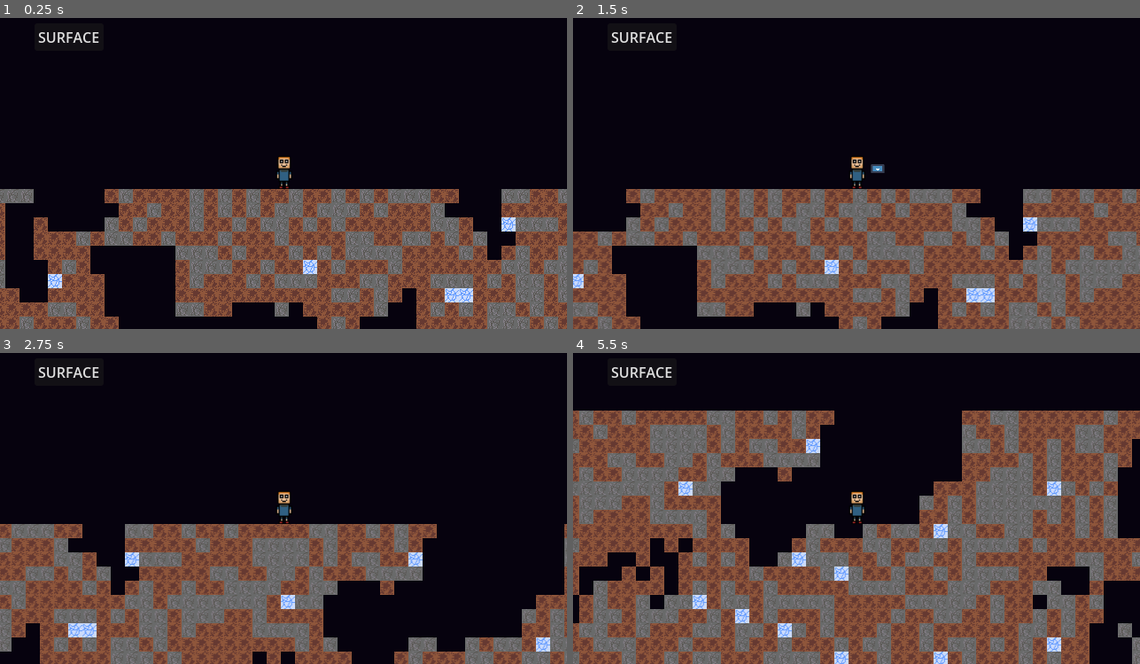
Above: before the commit, frames 1-4 (two rows, left to right).
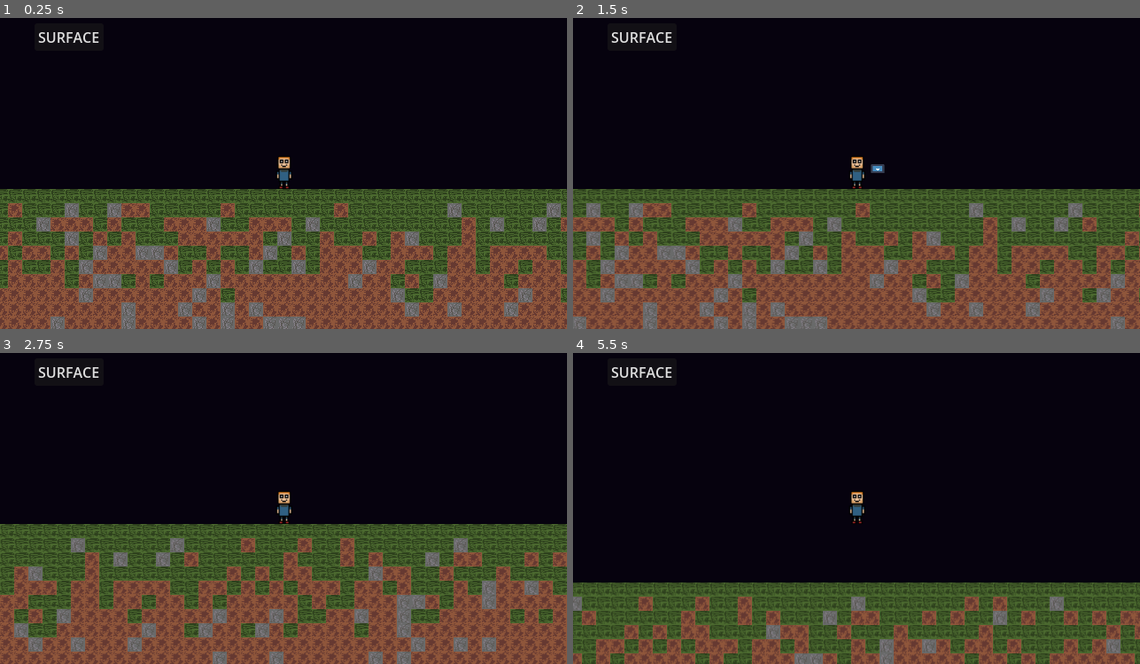
Above: after the commit, the same moments.

Repository: Qwerty9964/Core-Corp
Game: Godot game, scene res://main.tscn
The game is run twice, just before and just after one commit, with the same random seed, the same clock (stepped at 60 frames per second) and the same inputs. The engine's default icon, where the game draws it, is replaced by a stand-in: a white triangle on a blue panel in a dark square.
Inputs (mouse positions are in pixels of both pictures, inside the frame that each line leads up to):
- Up to frame 1 (0.25 s): no input
- Up to frame 2 (1.5 s): click "SURFACE" at 0.5 s; tap Enter at 1.25 s; move the mouse to (981, 154) at 1.27 s; hold D (move_right) from 1.28 s (still down); tap C (dash) at 1.35 s; click (981, 154) at 1.42 s
- Up to frame 3 (2.75 s): keep holding D (move_right); tap Space (jump) at 1.52, 2.27 s; move the mouse to (170, 520) at 2.02 s; click (170, 520) at 2.1 s
- Up to frame 4 (5.5 s): move the mouse to (913, 433) at 2.77 s; release D (move_right) at 2.78 s; hold A (move_left) 2.78-3.53 s; hold W (mine_toggle) 2.78-3.53 s; move the mouse to (828, 567) at 3.52 s; hold D (move_right) 3.53-5.03 s; tap R (surface) at 3.6 s; click (828, 567) at 3.67 s; tap Space (jump) at 3.77, 4.52, 5.27 s; move the mouse to (1026, 552) at 4.27 s; tap Alt at 4.35 s; move the mouse to (686, 455) at 5.02 s; hold A (move_left) from 5.03 s (still down); tap Shift at 5.1 s

The runs differ from the first frame. In frame 1, 39% of the frame differs, in the area x 0-100%, y 54-100%; in frame 2, 36%; in frame 3, 39%; in frame 4, 63%, in the area x 0-100%, y 18-100%.

Commit message:
procedual generation now favors cells depending on y-level

Diff:
--- a/main.gd
+++ b/main.gd
@@ -17,7 +17,7 @@
 func _ready() -> void:
 	cave_noise.noise_type=FastNoiseLite.TYPE_SIMPLEX_SMOOTH
 	cave_noise.seed=randi()
-	cave_noise.frequency=0.055
+	cave_noise.frequency=0.04
 
 	cave_noise.fractal_type = FastNoiseLite.FRACTAL_FBM
 	cave_noise.fractal_octaves = 4
@@ -100,26 +100,27 @@
 		for y in range(150):
 			var cell
 			var randomn := randf()
+			var randomm := randf()
 			var cave_noise_value = cave_noise.get_noise_2d(x,y)
+			var stone_chance := 1 - remap(y*2.5,0,150,0,1.5)
+			var grass_chance := remap(y*5,0,150,0,4)
 
-			if cave_noise_value < -0.25:
+			if cave_noise_value < -0.265 and y >20:
 				continue
 
 			else:
-				if randomn > 0.98:
-					cell=CRYSTAL
-
-				#elif randomn <=0.98 and randomn >0.7:
-					#cell=GRASS
-
-				elif randomn <=0.98 and randomn >0.4:
-					cell=DIRT
-
-				elif randomn <=0.4:
+				if randomn > stone_chance:
 					cell=STONE
 
+				else:
+					print("grass_chance" + str(grass_chance))
+					print("val" + str(randomn))
+					if randomm > grass_chance:
+						print("hello")
+						cell = GRASS
 
-
+					else:
+						cell = DIRT
 
 			terrain.set_cell(
 				Vector2i(x,y),
--- a/main.tscn
+++ b/main.tscn
@@ -33,7 +33,7 @@
 [node name="ColorRect" type="ColorRect" parent="." unique_id=1616620848]
 offset_left = -3189.0
 offset_top = -1431.0
-offset_right = 3736.0
+offset_right = 10668.0
 offset_bottom = 2959.0
 color = Color(0.023784133, 0.0077189947, 0.056040138, 1)
 
@@ -41,7 +41,7 @@
 tile_set = SubResource("TileSet_3442d")
 
 [node name="character" parent="." unique_id=951427430 instance=ExtResource("1_ig7tw")]
-position = Vector2(362, -41.99997)
+position = Vector2(1335, -42)
 script = ExtResource("2_h2yge")
 
 [node name="miningpivot" type="Node2D" parent="character" unique_id=1736636872]
